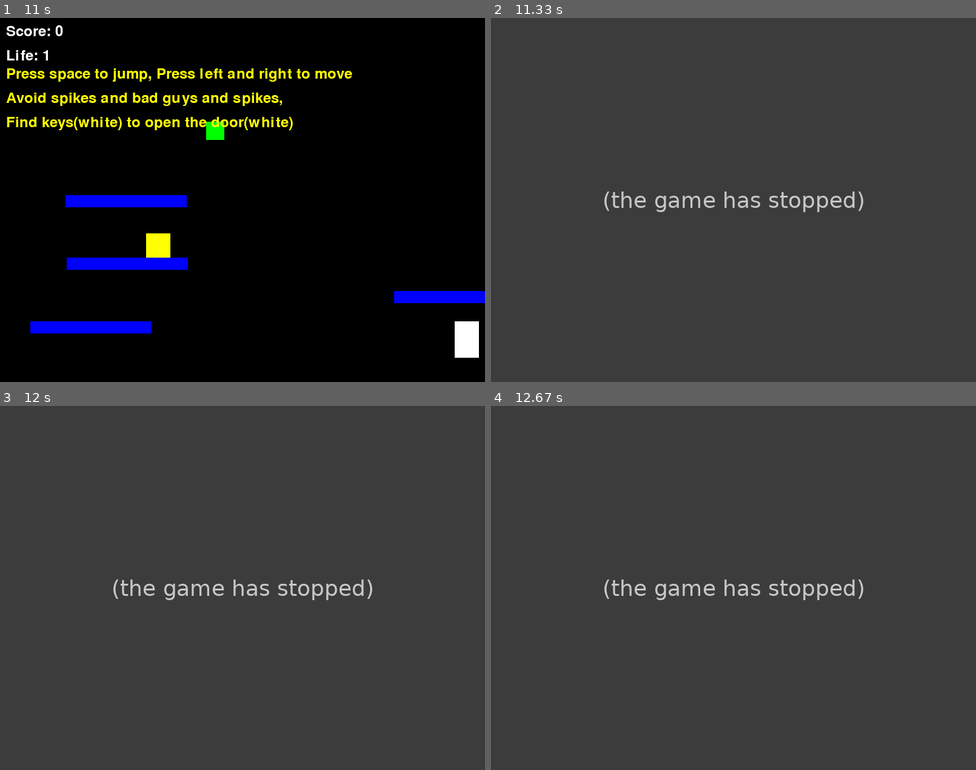
Above: before the commit, frames 1-4 (two rows, left to right).
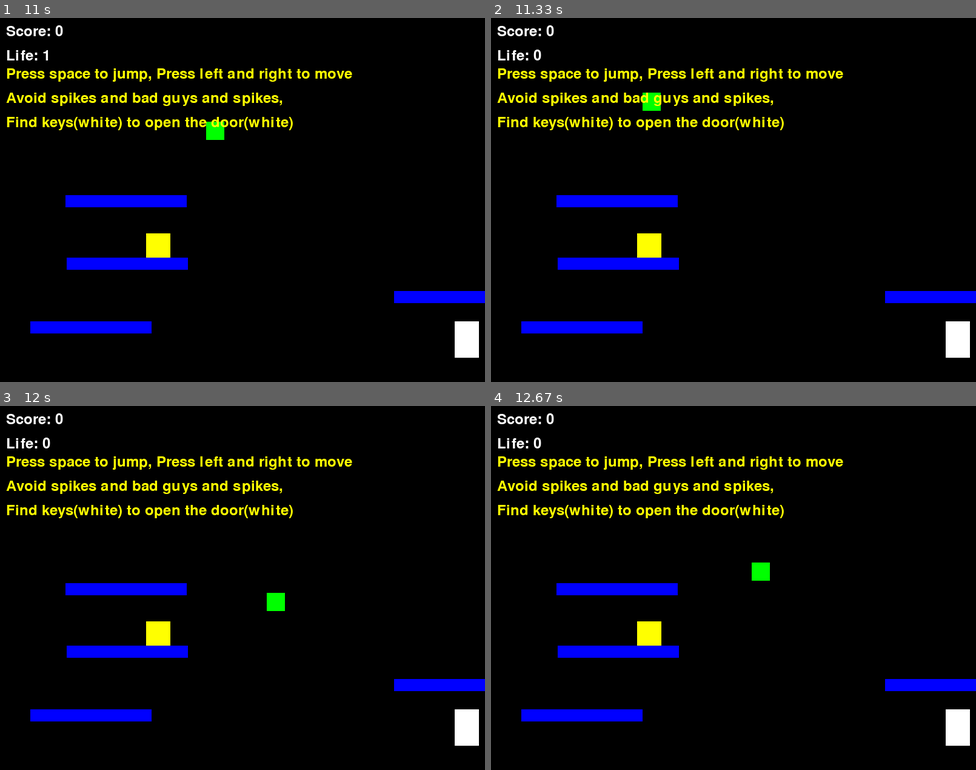
Above: after the commit, the same moments.

Repository: Parryhip/Final-Project-Pygame
Game: pygame game, started from platformer.py
Same seed, same stepped clock (60 frames per second), same inputs: the game is played once before the commit and once after it.
Inputs:
- Up to frame 1 (11 s): hold Right 0.33-0.97 s; hold Left 1-1.47 s; hold Right 1.5-1.97 s; hold Right 2-2.47 s; hold Left 2.5-3.03 s; tap Space at 3.07, 3.47, 3.77, 3.9, 4.2, 4.57, 4.87, 5.07, 5.37, 5.57, 5.87, 6.07, 6.37, 6.63, 6.93, 7.07, 7.37, 7.73, 8.03, 8.23, 8.53, 8.73, 9.03, 9.23, 9.53, 9.8, 10.1, 10.23, 10.53, 10.9 s; hold Left 3.4-3.8 s; hold Right 3.83-4.47 s; hold Left 4.5-4.97 s; hold Right 5-5.47 s; hold Right 5.5-5.97 s; hold Left 6-6.53 s; hold Left 6.57-6.97 s; hold Right 7-7.63 s; hold Left 7.67-8.13 s; hold Right 8.17-8.63 s; hold Right 8.67-9.13 s; hold Left 9.17-9.7 s; hold Left 9.73-10.13 s; hold Right 10.17-10.8 s; hold Left from 10.83 s (still down)
- Up to frame 2 (11.33 s): tap Space at 11.2 s; release Left at 11.3 s
- Up to frame 3 (12 s): hold Right 11.33-11.8 s; tap Space at 11.4, 11.7, 11.9 s; hold Right from 11.83 s (still down)
- Up to frame 4 (12.67 s): tap Space at 12.2, 12.4 s; release Right at 12.3 s; hold Left from 12.33 s (still down)

Frame 1 is identical in both runs. In frame 2, 100% of the frame differs, in the area x 0-100%, y 0-100%; in frame 3, 100%; in frame 4, 100%.
Before the commit the program exited at 11.2 s; later frames show no game.

Commit message:
Update platformer

Diff:
--- a/platformer.py
+++ b/platformer.py
@@ -8,6 +8,7 @@
 
 # Start the game
 pygame.init()
+font = pygame.font.Font(None, 36)
 
 # Game window
 W = 800
@@ -267,17 +268,15 @@
                 player["life"] -= 1
                 state["safe"] = time.time() + 3
                 break
-
 def game_over():
-    # Game over
     if player["score"] > state["best"]:
         save_best(player["score"])
-        print("New best!")
-    else:
-        print(f"Best: {state['best']}")
-
-    pygame.quit()
-    exit()
+
+    font = pygame.font.Font(None, 72)
+    text = font.render(f"Game Over, your score: {player['score']}", True, Red)
+
+
+
 
 def main():
     # Get best score
